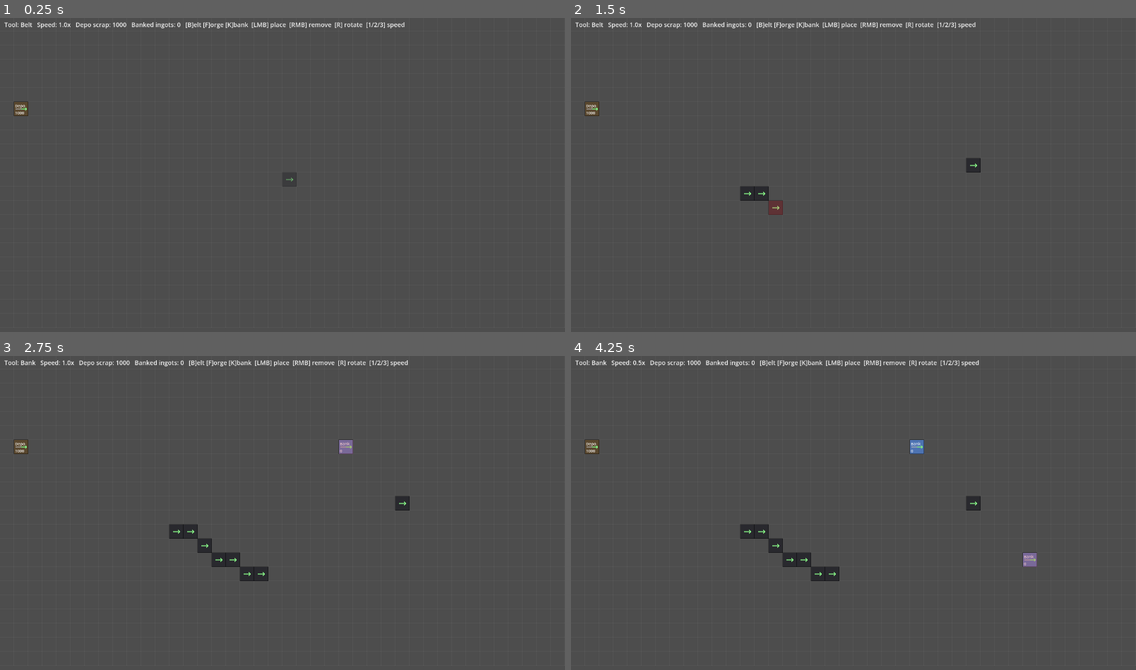
Above: before the commit, frames 1-4 (two rows, left to right).
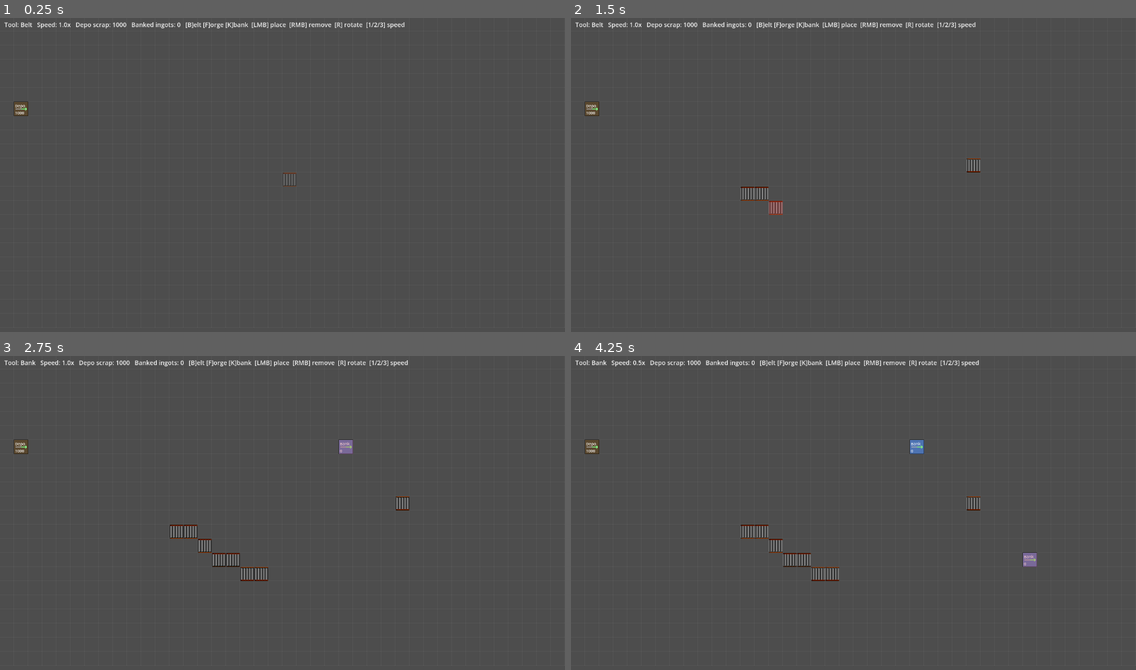
Above: after the commit, the same moments.

Repository: doubledsuarez/Lucky-Factory
Game: Godot game, scene res://factory/Factory.tscn
The game is run twice, just before and just after one commit, with the same random seed, the same clock (stepped at 60 frames per second) and the same inputs.
Inputs (mouse positions are in pixels of both pictures, inside the frame that each line leads up to):
- Up to frame 1 (0.25 s): no input
- Up to frame 2 (1.5 s): tap Enter at 0.5 s; move the mouse to (977, 159) at 0.52 s; tap B at 0.6 s; click (977, 159) at 0.67 s; drag from (740, 190) to (825, 240) at 1.27 s
- Up to frame 3 (2.75 s): move the mouse to (339, 443) at 2.02 s; tap K at 2.1 s; click (339, 443) at 2.17 s
- Up to frame 4 (4.25 s): drag from (825, 578) to (684, 465) at 2.77 s; move the mouse to (1023, 563) at 3.52 s; tap 1 at 3.6 s; click (1023, 563) at 3.67 s

The runs differ from the first frame. In frame 1, less than 0.1% of the frame differs, in the area x 50-53%, y 49-54%; in frame 2, 0.3%; in frame 3, 0.6%; in frame 4, 0.7%, in the area x 29-73%, y 44-72%.

Commit message:
Animate straight belts with scrap belt frames
- Load the 4 scrap belt frames and cycle them on straight belts, scaled to the tile and turned to face the output direction
- Tread animation speed follows the factory speed control
- Corners and machines keep the placeholder look for now

Diff:
--- a/factory/Factory.gd
+++ b/factory/Factory.gd
@@ -11,6 +11,7 @@
 const GRID_COLUMNS := 40
 const GRID_ROWS := 22
 const DEPO_START_SCRAP := 1000
+const BELT_FRAMES_PER_SECOND := 8.0
 
 enum CellKind { BELT, MACHINE }
 enum Tool { BELT, FORGE, BANK }
@@ -46,17 +47,31 @@
 var placement_direction := 0   # facing used when you place something
 var hovered_coordinate := Vector2i.ZERO
 
+var belt_frames: Array[Texture2D] = []
+var belt_animation_time := 0.0
+
 # while dragging belts, each one links to the last so corners form on their own
 var has_chain_anchor := false
 var chain_anchor := Vector2i.ZERO
 
 func _ready() -> void:
+	_load_belt_frames()
 	var depo := _new_machine_cell(&"depo")
 	depo.machine.stored = DEPO_START_SCRAP
 	cells[depo_coordinate] = depo
 
+func _load_belt_frames() -> void:
+	var index := 1
+	while true:
+		var path := "res://sprites/belts/scrap_belt_straight/Straight Belt %d.png" % index
+		if not ResourceLoader.exists(path):
+			break
+		belt_frames.append(load(path))
+		index += 1
+
 func _process(delta: float) -> void:
 	var scaled_delta := delta * Sim.speed
+	belt_animation_time += scaled_delta
 	_advance_items(scaled_delta)
 	_tick_machines(scaled_delta)
 	hovered_coordinate = _world_to_cell(get_global_mouse_position())
@@ -386,6 +401,10 @@
 
 func _draw_belt(coordinate: Vector2i, input_direction: int, output_direction: int, alpha := 1.0) -> void:
 	var rect := _cell_rect(coordinate)
+	var is_straight := input_direction == _opposite_direction(output_direction)
+	if is_straight and not belt_frames.is_empty():
+		_draw_belt_frame(rect, output_direction, alpha)
+		return
 	draw_rect(rect, Color(0.16, 0.16, 0.18, alpha))
 	draw_rect(rect, Color(0, 0, 0, 0.4 * alpha), false, 1.0)
 	var center := rect.position + rect.size * 0.5
@@ -400,6 +419,14 @@
 	var perpendicular := Vector2(-output_vector.y, output_vector.x)
 	draw_line(head, head - output_vector * 5.0 + perpendicular * 4.0, arrow_color, 2.0)
 	draw_line(head, head - output_vector * 5.0 - perpendicular * 4.0, arrow_color, 2.0)
+
+func _draw_belt_frame(rect: Rect2, output_direction: int, alpha: float) -> void:
+	var frame := int(belt_animation_time * BELT_FRAMES_PER_SECOND) % belt_frames.size()
+	var center := rect.position + rect.size * 0.5
+	# the art scrolls up by default, so add a quarter turn to line it up with the output direction
+	draw_set_transform(center, (output_direction + 1) * PI * 0.5, Vector2.ONE)
+	draw_texture_rect(belt_frames[frame], Rect2(-rect.size * 0.5, rect.size), false, Color(1, 1, 1, alpha))
+	draw_set_transform(Vector2.ZERO, 0.0, Vector2.ONE)
 
 func _draw_machine(coordinate: Vector2i, cell: Cell) -> void:
 	var definition := cell.machine.definition
Binary file added: sprites/belts/scrap_belt_straight/Straight Belt 1.png
Not shown, added: sprites/belts/scrap_belt_straight/Straight Belt 1.png.import
Binary file added: sprites/belts/scrap_belt_straight/Straight Belt 2.png
Not shown, added: sprites/belts/scrap_belt_straight/Straight Belt 2.png.import
Binary file added: sprites/belts/scrap_belt_straight/Straight Belt 3.png
Not shown, added: sprites/belts/scrap_belt_straight/Straight Belt 3.png.import
Binary file added: sprites/belts/scrap_belt_straight/Straight Belt 4.png
Not shown, added: sprites/belts/scrap_belt_straight/Straight Belt 4.png.import
